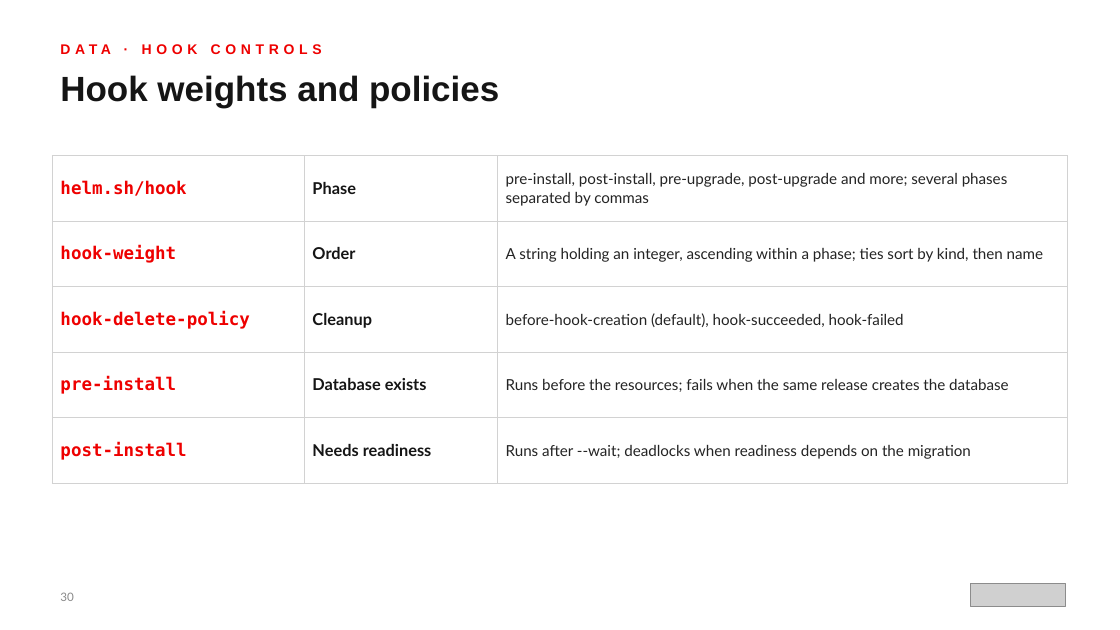
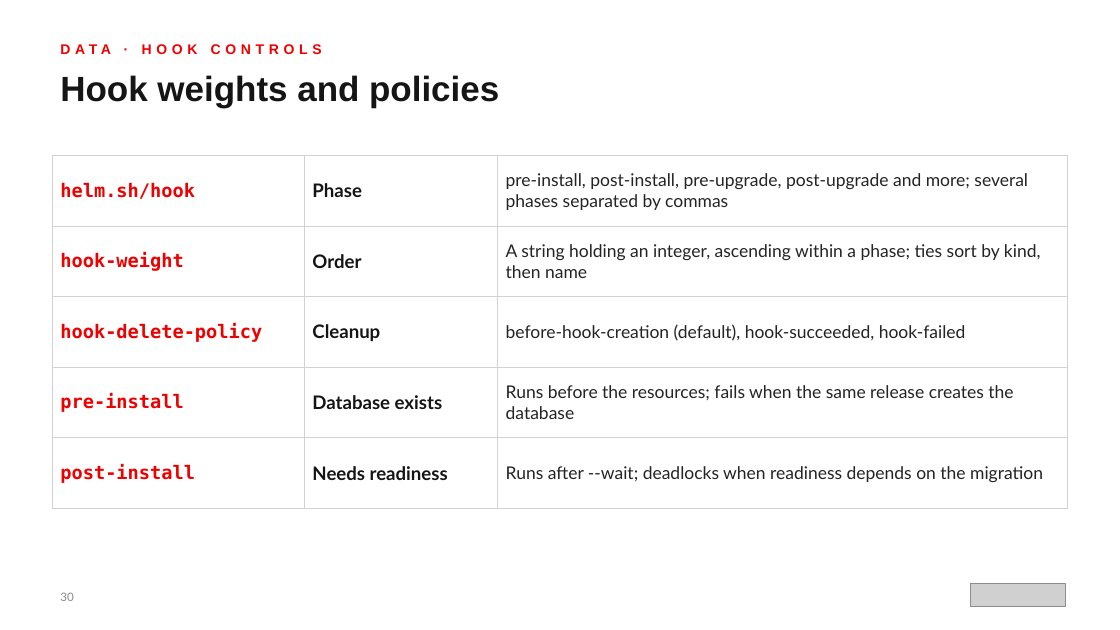
Before and after one commit to patterncatalyst/helm-for-developers, a slide deck: slide 30 of presentation/helm-101/Helm-101-r1.0.pptx. Drawn at 1120x630 pixels with LibreOffice and Linux fonts; fonts in the diff are those of the drawing; grey boxes stand for pictures. Boxes give left, top, right and bottom in pixels: in the first picture for what was removed or moved away, otherwise in the second. Text is boxed around its words. In the diff, an @@ line names an element or a change of style, - is before the commit and + after.

Commit message:
style(r1.0): Helm 101 deck voice pass and readability polish with Red Hat fonts

```diff
--- a/presentation/helm-101/Helm-101-r1.0.pptx
+++ b/presentation/helm-101/Helm-101-r1.0.pptx
@@ table at bbox=[52, 155, 1068, 508] @@
@@ size 15 to 16 pt in "helm.sh/hook", "hook-weight", "hook-delete-policy", "pre-install" and 1 more places @@
@@ size 14 to 16 pt in "Phase", "Order", "Cleanup", "Database exists" and 1 more places @@
@@ size 13 to 15 pt in "pre-install, post-install, pre-upgrade, post-upgrade and mor ...", "A string holding an integer, ascending within ...", "before-hook-creation (default), hook-succeeded, hook-failed", "Runs before the resources; fails when the ..." and 1 more places @@
```
Also in this commit, not shown: 21 other slides changed, 2 other files.
